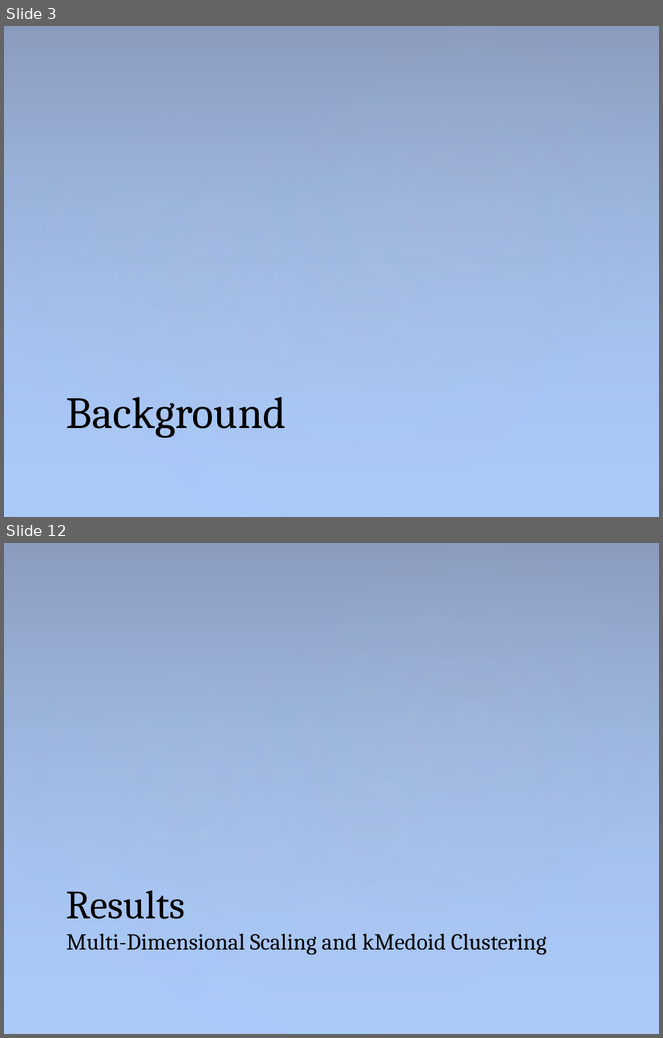
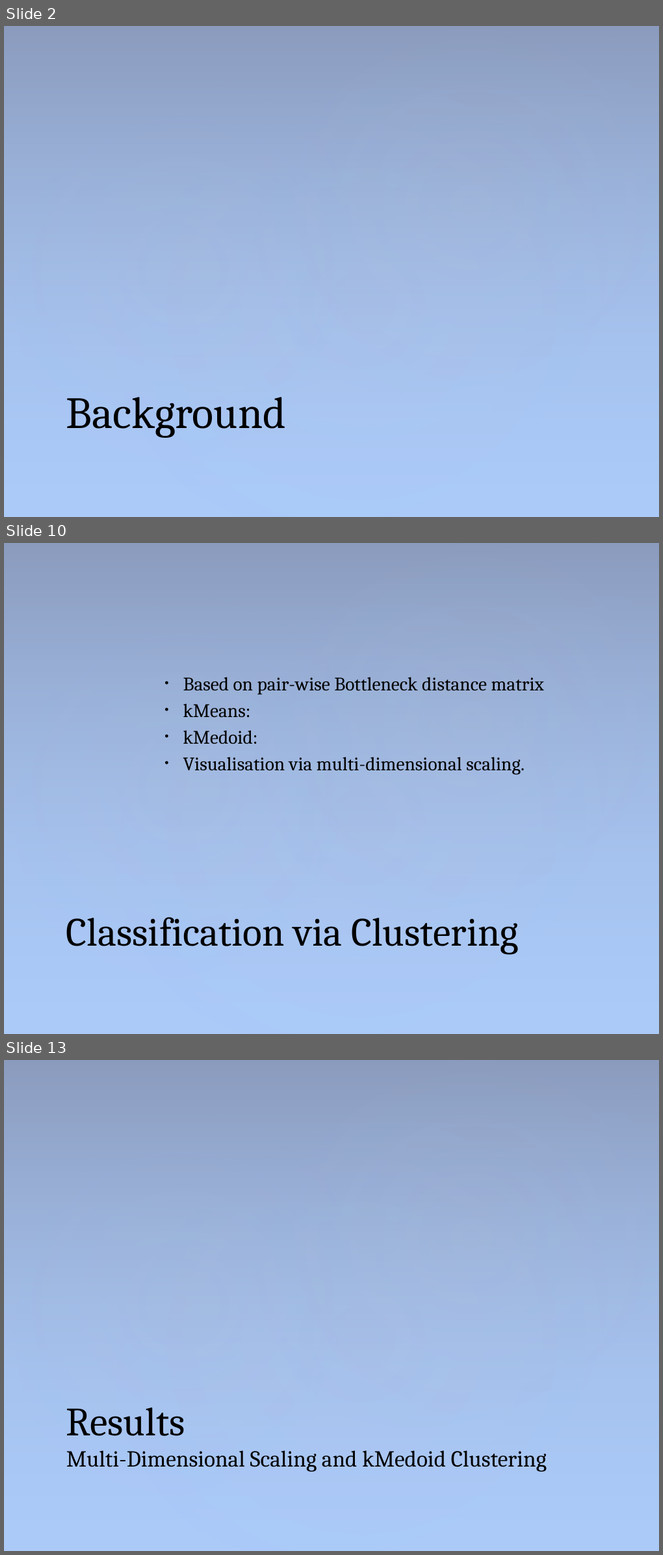
Before and after one commit to sam-lev/Classifications-Of-Songs-via-Homology-of-Chroma-Features, a slide deck: project/presentation/PresentationPowerPoint.pptx. Shown one above the other, each under a label of ours: slides 3 and 12 before the commit, slides 2, 10 and 13 after it; the slides between them are not shown. The pictures are 663x1038 and 663x1555 pixels, drawn with LibreOffice and Linux fonts; fonts in the diff are those of the drawing. Boxes give left, top, right and bottom in pixels: in the first picture for what was removed or moved away, otherwise in the second. Text is boxed around its words. In the diff, an @@ line names an element or a change of style, - is before the commit and + after.

```diff
--- a/project/presentation/PresentationPowerPoint.pptx
+++ b/project/presentation/PresentationPowerPoint.pptx
@@ slide 10 added at (4, 543, 659, 1034), background #ACCBF9; not listed: 4 template elements that a slide beside it also shows @@
@@ text added at (183, 677, 544, 775), 21 pt, text #000000 @@
+• Based on pair-wise Bottleneck distance matrix
+• kMeans:
+• kMedoid:
+• Visualisation via multi-dimensional scaling.
@@ title added at (66, 917, 519, 955), 44.1 pt, text #000000 @@
+Classification via Clustering
@@ what was slide 3 is now slide 2 @@
@@ what was slide 12 is now slide 13 @@
```
Also in this commit, not shown: 5 slides changed, 6 other slides added, 5 slides removed, 3 other files.
